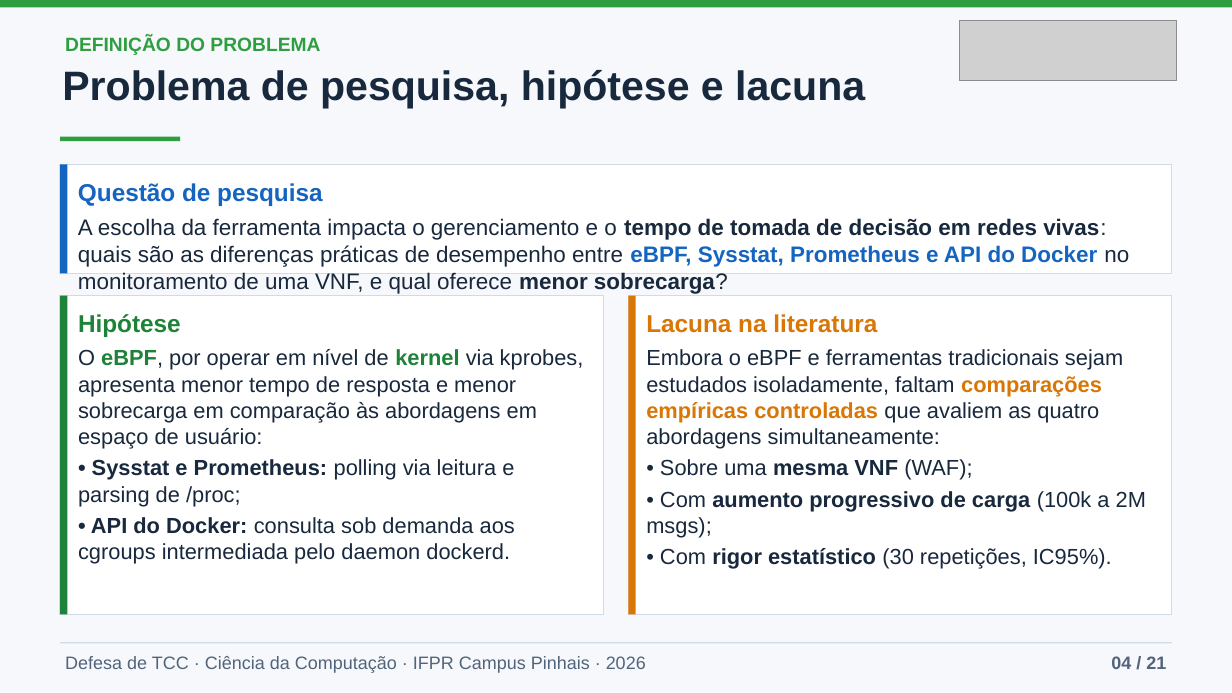
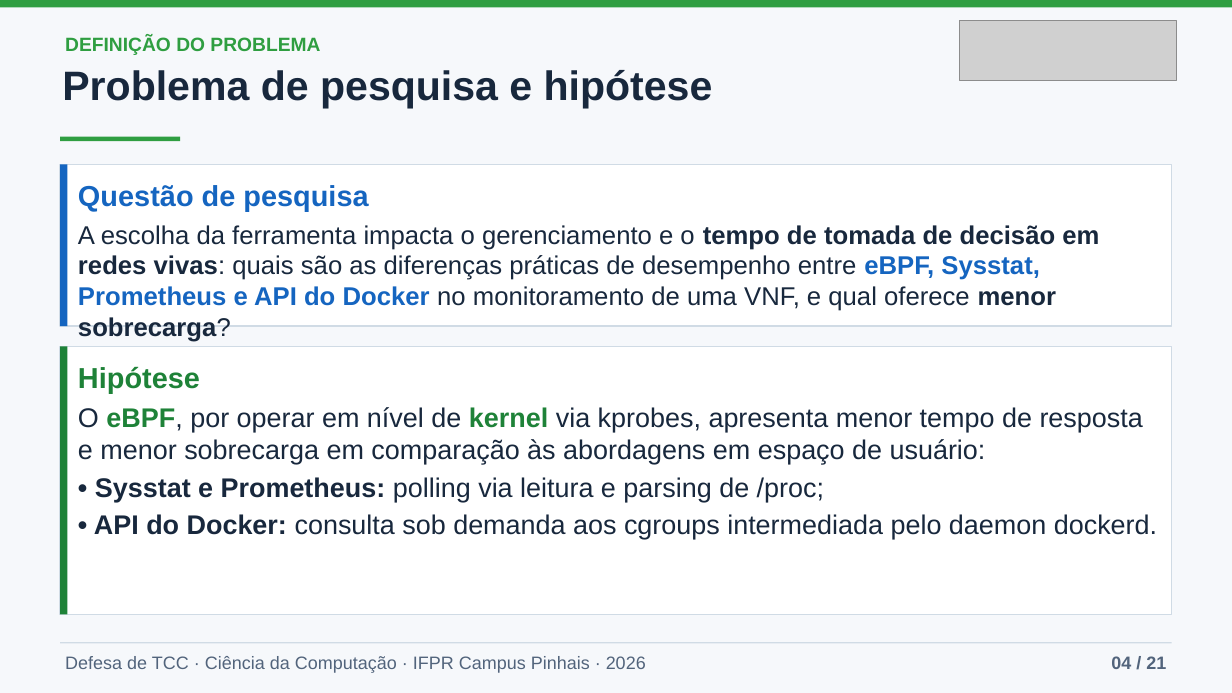
Before and after one commit to joaopedroplinta/vnf-monitoring-benchmark, a slide deck: slide 4 of docs/apresentacao/apresentacao_tcc.pptx. Drawn at 1232x693 pixels with LibreOffice and Linux fonts; fonts in the diff are those of the drawing; grey boxes stand for pictures. Boxes give left, top, right and bottom in pixels: in the first picture for what was removed or moved away, otherwise in the second. Text is boxed around its words. In the diff, an @@ line names an element or a change of style, - is before the commit and + after.

Commit message:
docs(apresentacao): ajustes da apresentação ao orientador
Slides: sem pergunta central (2), MANO explicado e sem 'coletor pesado' (3), lacuna sai do
slide 4 e vai para o 7, janela de coleta e gargalo explicados (10 e 17), só trabalhos futuros (20).
Roteiros: numeração com 21 slides, falas mais simples nos slides 6 e 8, respostas sobre t de
Student, UDP/TCP, janela de 20 s, ambiente de produção, CPU inconclusiva e MANO, e glossário.

```diff
--- a/docs/apresentacao/apresentacao_tcc.pptx
+++ b/docs/apresentacao/apresentacao_tcc.pptx
@@ text at bbox=[62, 70, 713, 109]: text changed @@
-Problema de pesquisa, hipótese e lacuna
+Problema de pesquisa e hipótese
@@ rectangle "Questão de pesquisa": place and size @@
-rectangle "Questão de pesquisa" at bbox=[60, 165, 1172, 274]
+rectangle "Questão de pesquisa" at bbox=[60, 165, 1172, 326]
@@ rectangle "Questão de pesquisa" at bbox=[60, 165, 1172, 326]: size 19 to 22.5 pt in "Questão de pesquisa"; size 17.5 to 20 pt @@
@@ rectangle: place and size @@
-rectangle at bbox=[60, 165, 67, 274]
+rectangle at bbox=[60, 165, 67, 326]
@@ rectangle removed at bbox=[628, 296, 1172, 615] @@
-Lacuna na literatura
-Embora o eBPF e ferramentas tradicionais sejam estudados isoladamente, faltam comparações empíricas controladas que avaliem as quatro abordagens simultaneamente:
-• Sobre uma mesma VNF (WAF);
-• Com aumento progressivo de carga (100k a 2M msgs);
-• Com rigor estatístico (30 repetições, IC95%).
@@ rectangle removed at bbox=[628, 296, 636, 615] @@
@@ rectangle "Hipótese": place and size @@
-rectangle "Hipótese" at bbox=[60, 296, 604, 615]
+rectangle "Hipótese" at bbox=[60, 347, 1172, 615]
@@ rectangle "Hipótese" at bbox=[60, 347, 1172, 615]: size 19 to 22.5 pt in "Hipótese"; size 17 to 21 pt @@
@@ rectangle: place and size @@
-rectangle at bbox=[60, 296, 67, 615]
+rectangle at bbox=[60, 347, 67, 615]
```
Also in this commit, not shown: 6 other slides changed, 3 other files.
